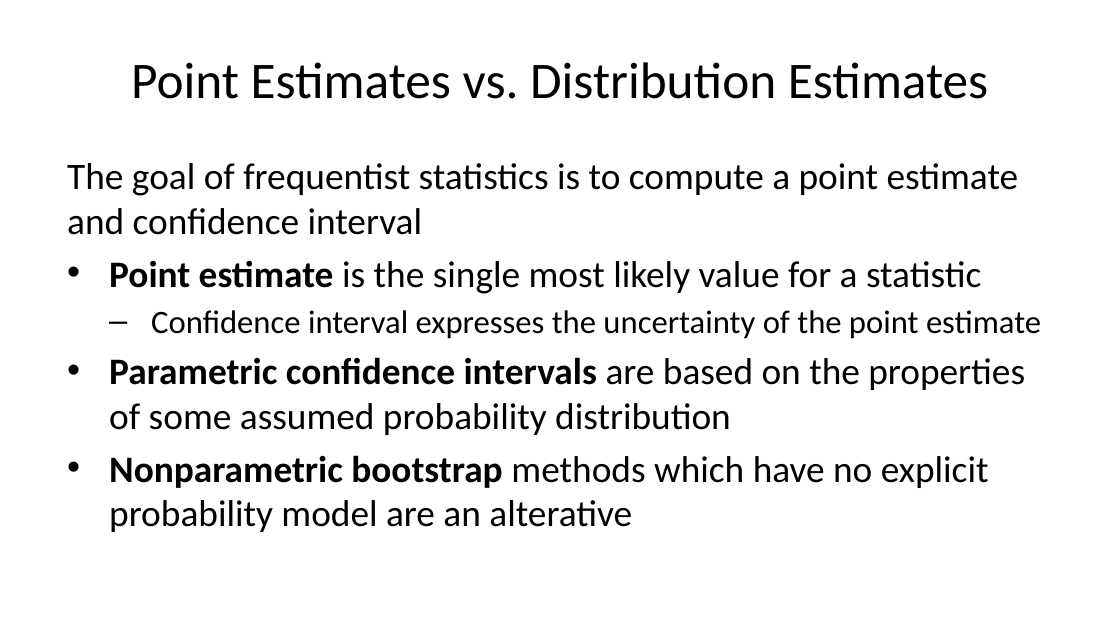
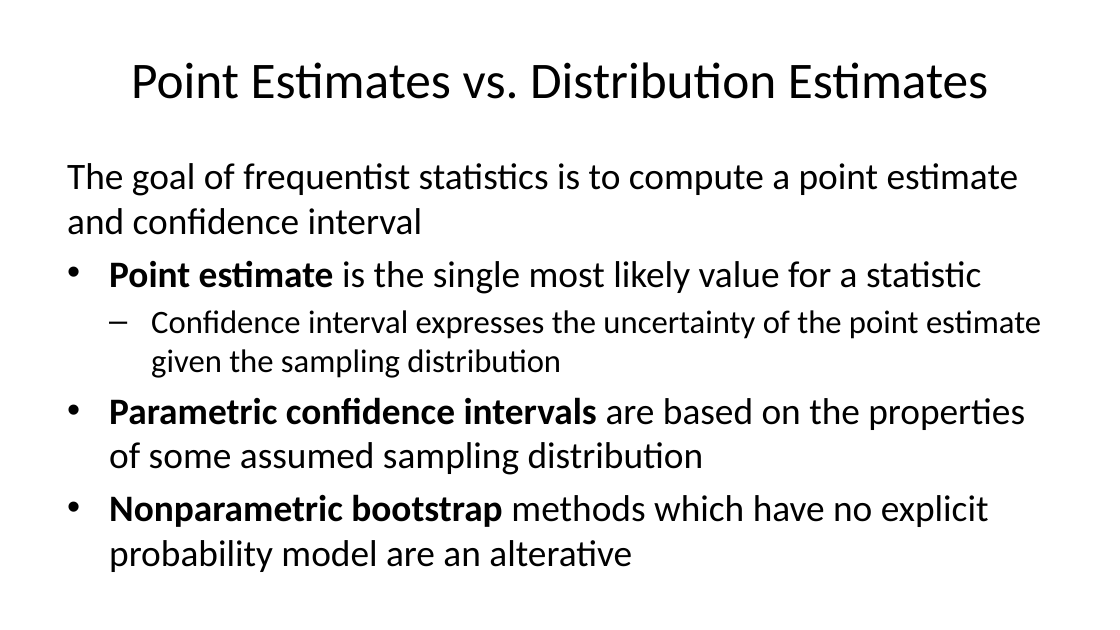
Before and after one commit to StephenElston/CSCI-E-83, a slide deck: slide 9 of LectureSlides/06b_IntroductionToBootstrap.pptx (slide 8 before the commit). Drawn at 1120x630 pixels with LibreOffice and Linux fonts; fonts in the diff are those of the drawing. Boxes give left, top, right and bottom in pixels: in the first picture for what was removed or moved away, otherwise in the second. Text is boxed around its words. In the diff, an @@ line names an element or a change of style, - is before the commit and + after.

Commit message:
Improved text on slides, added figure for bootstrap CIs

```diff
--- a/LectureSlides/06b_IntroductionToBootstrap.pptx
+++ b/LectureSlides/06b_IntroductionToBootstrap.pptx
@@ text at [109,310,1041,475]: text changed; size 24 to 21 pt @@
-  – Confidence interval expresses the uncertainty of the point estimate
-• Parametric confidence intervals are based on the properties of some assumed probability distribution
+  – Confidence interval expresses the uncertainty of the point estimate given the sampling distribution
+• Parametric confidence intervals are based on the properties of some assumed sampling distribution
```
Also in this commit, not shown: 4 other slides changed, 5 slides added.
